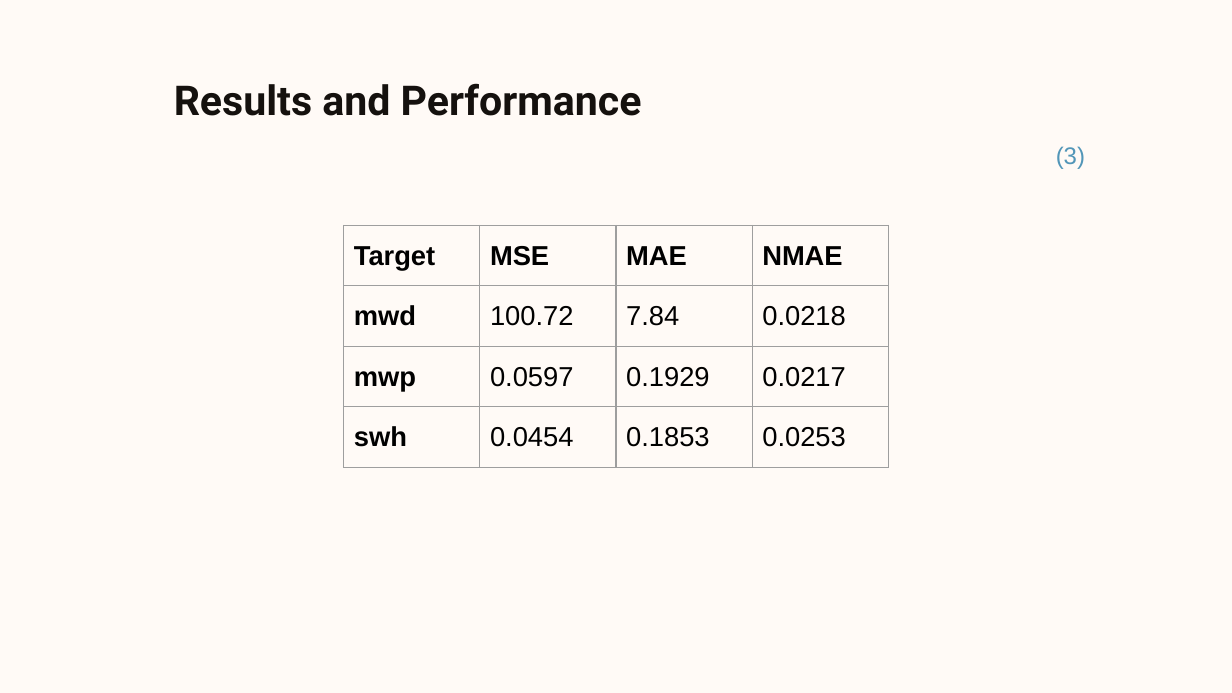
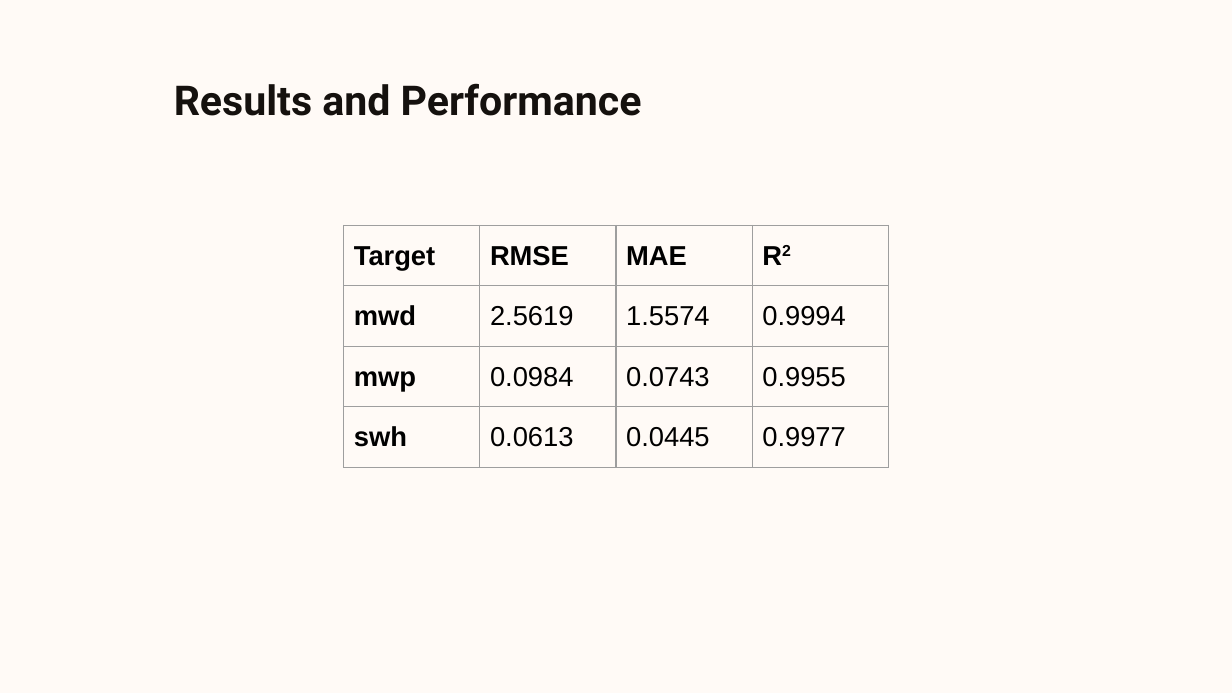
Before and after one commit to BernardoMChagas/Projeto, a slide deck: slide 25 of Wave Properties Forecasting.pptx (slide 27 before the commit). Drawn at 1232x693 pixels with LibreOffice and Linux fonts; fonts in the diff are those of the drawing; background and template pictures are left out. Boxes give left, top, right and bottom in pixels: in the first picture for what was removed or moved away, otherwise in the second. Text is boxed around its words. In the diff, an @@ line names an element or a change of style, - is before the commit and + after.

```diff
--- a/Wave Properties Forecasting.pptx
+++ b/Wave Properties Forecasting.pptx
@@ text removed at <box>1056,146,1085,169</box> @@
-(3)
@@ table at <box>344,225,891,468</box> @@
-row 1, column 2: MSE
+row 1, column 2: RMSE
-row 1, column 4: NMAE
+row 1, column 4: R2
-row 2: mwd | 100.72 | 7.84 | 0.0218
+row 2: mwd | 2.5619 | 1.5574 | 0.9994
-row 3: mwp | 0.0597 | 0.1929 | 0.0217
+row 3: mwp | 0.0984 | 0.0743 | 0.9955
-row 4: swh | 0.0454 | 0.1853 | 0.0253
+row 4: swh | 0.0613 | 0.0445 | 0.9977
```
Also in this commit, not shown: 18 other slides changed, 3 slides added, 5 slides removed, 7 other files.
